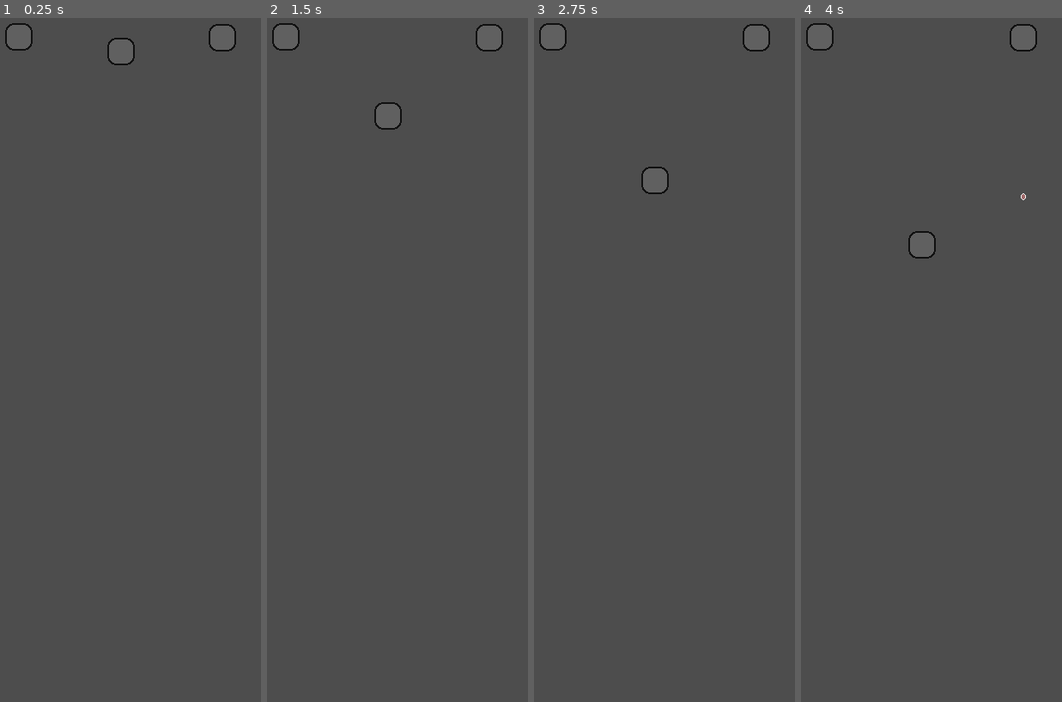
Above: before the commit, frames 1-4 (left to right).
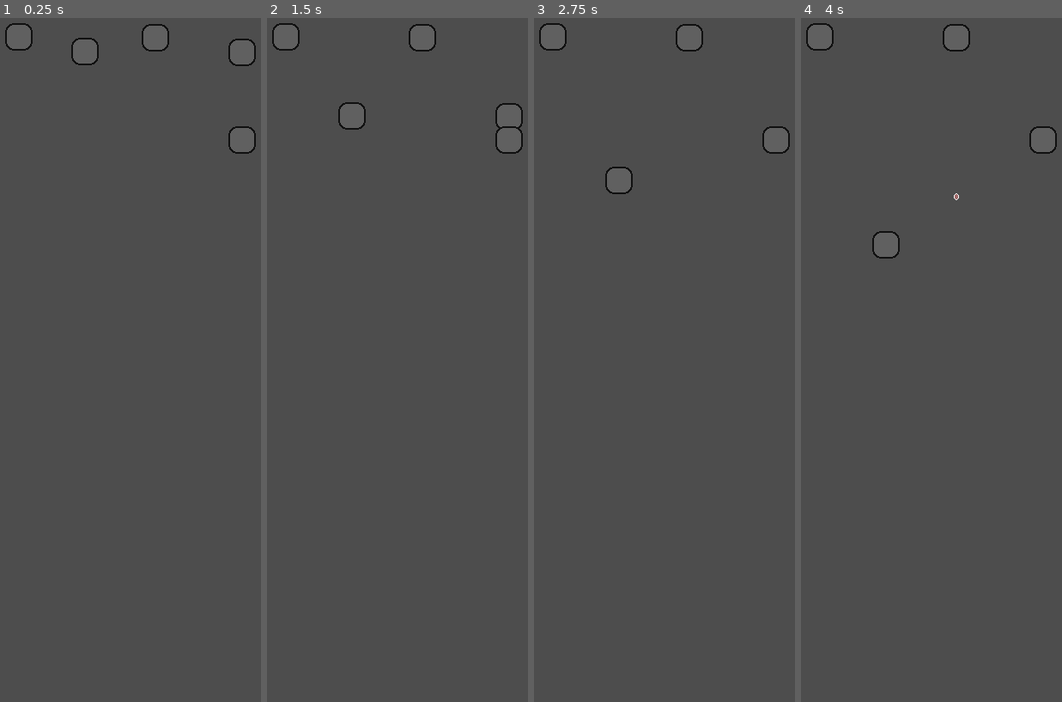
Above: after the commit, the same moments.

Repository: efevans/geometry-shooter-game
Game: Godot game, scene res://scenes/enemy/enemy_test.tscn
Same seed, same stepped clock (60 frames per second), same inputs: the game is played once before the commit and once after it. This scene is started directly instead of the project's main scene.
Inputs:
- Up to frame 1 (0.25 s): no input
- Up to frame 2 (1.5 s): hold D (move_right) 0.53-1.28 s; hold S (move_down) from 1.28 s (still down)
- Up to frame 3 (2.75 s): release S (move_down) at 2.03 s; hold D (move_right) from 2.03 s (still down)
- Up to frame 4 (4 s): release D (move_right) at 2.78 s; hold W (move_up) 2.78-3.53 s; hold A (move_left) from 3.53 s (still down)

The runs differ from the first frame. In frame 1, 0.5% of the frame differs, in the area x 27-99%, y 0-20%; in frame 2, 0.5%; in frame 3, 0.4%; in frame 4, 0.5%.

Commit message:
Add an enemy that dies on hit

Diff:
--- a/project.godot
+++ b/project.godot
@@ -58,6 +58,12 @@
 ]
 }
 
+[layer_names]
+
+2d_physics/layer_1="player"
+2d_physics/layer_2="enemy"
+2d_physics/canvas_textures/default_texture_filter=0
+
 [rendering]
 
 textures/canvas_textures/default_texture_filter=0
--- /dev/null
+++ b/scenes/components/health_component/health_component.gd
@@ -0,0 +1,17 @@
+extends Node
+
+@export var max_health: int = 1
+var current_health = 0
+
+
+func _ready() -> void:
+	current_health = max_health
+
+
+func hurt(damage: int) -> void:
+	if !owner:
+		return
+
+	current_health -= damage
+	if current_health <= 0:
+		owner.queue_free()
--- /dev/null
+++ b/scenes/components/health_component/health_component.tscn
@@ -0,0 +1,6 @@
+[gd_scene load_steps=2 format=3 uid="uid://bcnttpc4vi14i"]
+
+[ext_resource type="Script" path="res://scenes/components/health_component/health_component.gd" id="1_xrwbi"]
+
+[node name="HealthComponent" type="Node"]
+script = ExtResource("1_xrwbi")
--- /dev/null
+++ b/scenes/components/hurtbox_component/hurtbox_component.gd
@@ -0,0 +1,17 @@
+extends Area2D
+
+@export var health_component: Node
+
+
+func _ready() -> void:
+	area_entered.connect(on_area_entered)
+
+
+func take_damage() -> void:
+	if !health_component:
+		return
+	health_component.hurt(1)
+
+
+func on_area_entered(other_area: Area2D) -> void:
+	take_damage()
--- /dev/null
+++ b/scenes/components/hurtbox_component/hurtbox_component.tscn
@@ -0,0 +1,8 @@
+[gd_scene load_steps=2 format=3 uid="uid://db02bok0g2fif"]
+
+[ext_resource type="Script" path="res://scenes/components/hurtbox_component/hurtbox_component.gd" id="1_a0ys3"]
+
+[node name="HurtboxComponent" type="Area2D"]
+collision_layer = 0
+collision_mask = 0
+script = ExtResource("1_a0ys3")
--- /dev/null
+++ b/scenes/enemy/die_on_hit_enemy/die_on_hit_enemy.tscn
@@ -0,0 +1,24 @@
+[gd_scene load_steps=6 format=3 uid="uid://dlur44elqdbkg"]
+
+[ext_resource type="Script" path="res://scenes/enemy/enemy.gd" id="1_p3uar"]
+[ext_resource type="Texture2D" uid="uid://cqqx0fnucs4sd" path="res://scenes/enemy/enemy.png" id="2_mo17t"]
+[ext_resource type="PackedScene" uid="uid://bcnttpc4vi14i" path="res://scenes/components/health_component/health_component.tscn" id="2_rp57s"]
+[ext_resource type="PackedScene" uid="uid://db02bok0g2fif" path="res://scenes/components/hurtbox_component/hurtbox_component.tscn" id="3_bynhw"]
+
+[sub_resource type="CircleShape2D" id="CircleShape2D_rln2b"]
+radius = 17.0
+
+[node name="DieOnHitEnemy" type="Node2D"]
+script = ExtResource("1_p3uar")
+
+[node name="Sprite2D" type="Sprite2D" parent="."]
+texture = ExtResource("2_mo17t")
+
+[node name="HealthComponent" parent="." instance=ExtResource("2_rp57s")]
+
+[node name="HurtboxComponent" parent="." node_paths=PackedStringArray("health_component") instance=ExtResource("3_bynhw")]
+collision_mask = 1
+health_component = NodePath("../HealthComponent")
+
+[node name="CollisionShape2D" type="CollisionShape2D" parent="HurtboxComponent"]
+shape = SubResource("CircleShape2D_rln2b")
--- a/scenes/enemy/enemy_test.tscn
+++ b/scenes/enemy/enemy_test.tscn
@@ -1,8 +1,13 @@
-[gd_scene load_steps=4 format=3 uid="uid://cdr2nbadf3iaw"]
+[gd_scene load_steps=8 format=3 uid="uid://cdr2nbadf3iaw"]
 
 [ext_resource type="PackedScene" uid="uid://l38eatwjev7n" path="res://scenes/enemy/enemy.tscn" id="1_d8d8p"]
 [ext_resource type="PackedScene" uid="uid://cgi03k6n0yj2g" path="res://scenes/enemy/move_forward_enemy/move_forward_enemy.tscn" id="2_0e4jo"]
 [ext_resource type="PackedScene" uid="uid://b2vmd6cg3aakl" path="res://scenes/enemy/shoot_bullet_enemy/shoot_bullet_enemy.tscn" id="3_1kylx"]
+[ext_resource type="PackedScene" uid="uid://dlur44elqdbkg" path="res://scenes/enemy/die_on_hit_enemy/die_on_hit_enemy.tscn" id="4_g4w8w"]
+[ext_resource type="PackedScene" uid="uid://bsucvjrkive7c" path="res://scenes/components/move_forward_component/move_forward_component.tscn" id="5_ysrnn"]
+[ext_resource type="Texture2D" uid="uid://cqqx0fnucs4sd" path="res://scenes/enemy/enemy.png" id="6_1lm7k"]
+
+[sub_resource type="CircleShape2D" id="CircleShape2D_die47"]
 
 [node name="EnemyTest" type="Node"]
 
@@ -10,7 +15,23 @@
 position = Vector2(86, 26)
 
 [node name="MoveForwardEnemy" parent="." instance=ExtResource("2_0e4jo")]
-position = Vector2(205, 28)
+position = Vector2(163, 28)
 
 [node name="ShootBulletEnemy" parent="." instance=ExtResource("3_1kylx")]
-position = Vector2(323, 27)
+position = Vector2(245, 27)
+
+[node name="DieOnHitEnemy" parent="." node_paths=PackedStringArray("movement_component") instance=ExtResource("4_g4w8w")]
+position = Vector2(346, 29)
+movement_component = NodePath("MoveForwardComponent")
+
+[node name="MoveForwardComponent" parent="DieOnHitEnemy" instance=ExtResource("5_ysrnn")]
+
+[node name="Sprite2D" type="Sprite2D" parent="."]
+position = Vector2(346, 146)
+texture = ExtResource("6_1lm7k")
+
+[node name="Area2D" type="Area2D" parent="Sprite2D"]
+collision_mask = 0
+
+[node name="CollisionShape2D" type="CollisionShape2D" parent="Sprite2D/Area2D"]
+shape = SubResource("CircleShape2D_die47")
